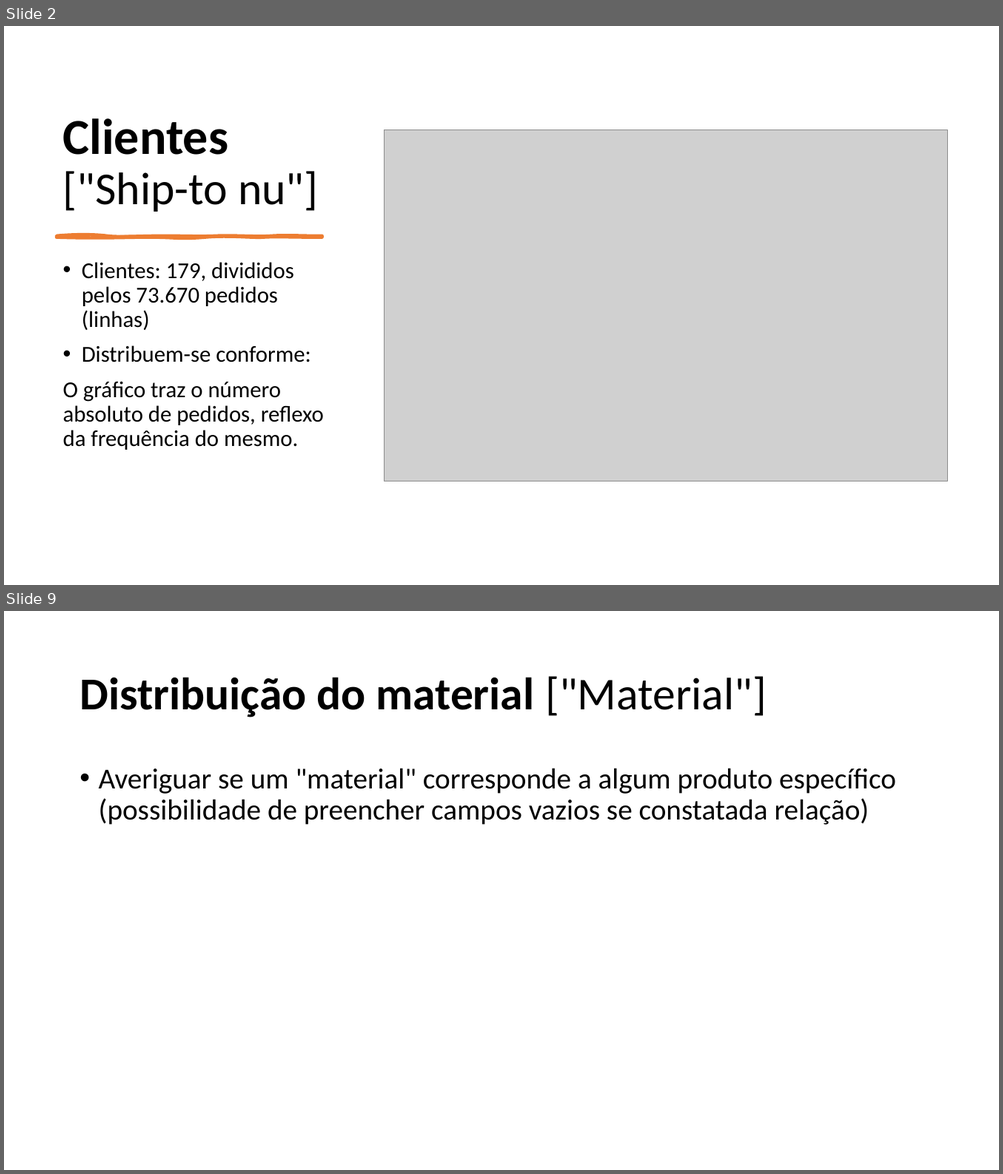
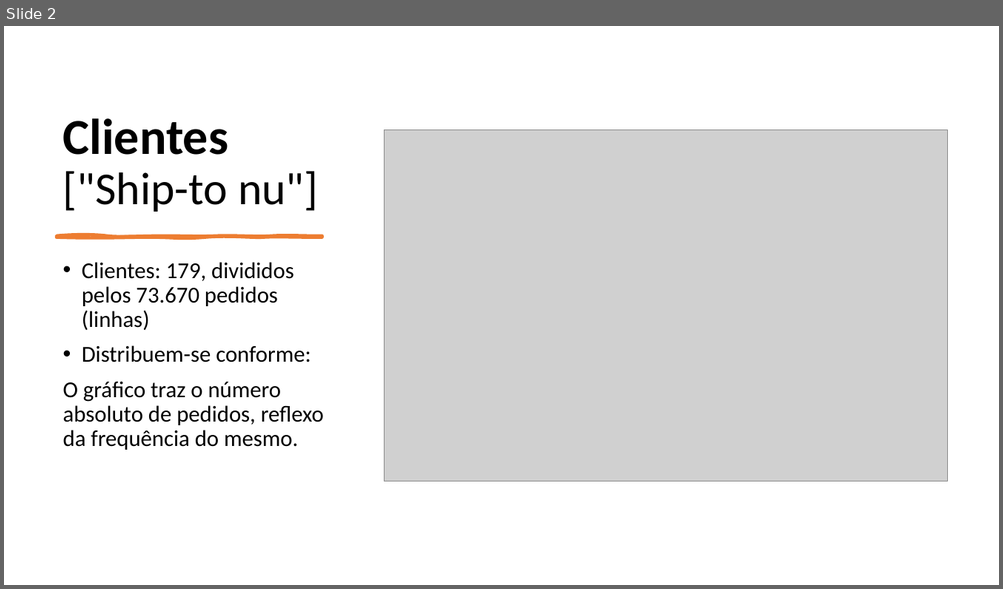
Before and after one commit to brenoccosta/ABIAcademyHack, a slide deck: Apresentação1.pptx. Shown one above the other, each under a label of ours: slides 2 and 9 before the commit, slide 2 after it; the slides between them are not shown. The pictures are 1003x1174 and 1003x589 pixels, drawn with LibreOffice and Linux fonts; fonts in the diff are those of the drawing; grey boxes stand for pictures. Boxes give left, top, right and bottom in pixels: in the first picture for what was removed or moved away, otherwise in the second. Text is boxed around its words. In the diff, an @@ line names an element or a change of style, - is before the commit and + after.

```diff
--- a/Apresentação1.pptx
+++ b/Apresentação1.pptx
@@ slide 9 removed at (4,611,999,1170), background #FFFFFF @@
@@ title removed at (79,676,766,718) @@
-Distribuição do material ["Material"]
@@ text removed at (99,768,896,825) @@
-• Averiguar se um "material" corresponde a algum produto específico (possibilidade de preencher campos vazios se constatada relação)
```
Also in this commit, not shown: 6 slides changed, 5 slides added, 1 other slide removed, 1 other file.
